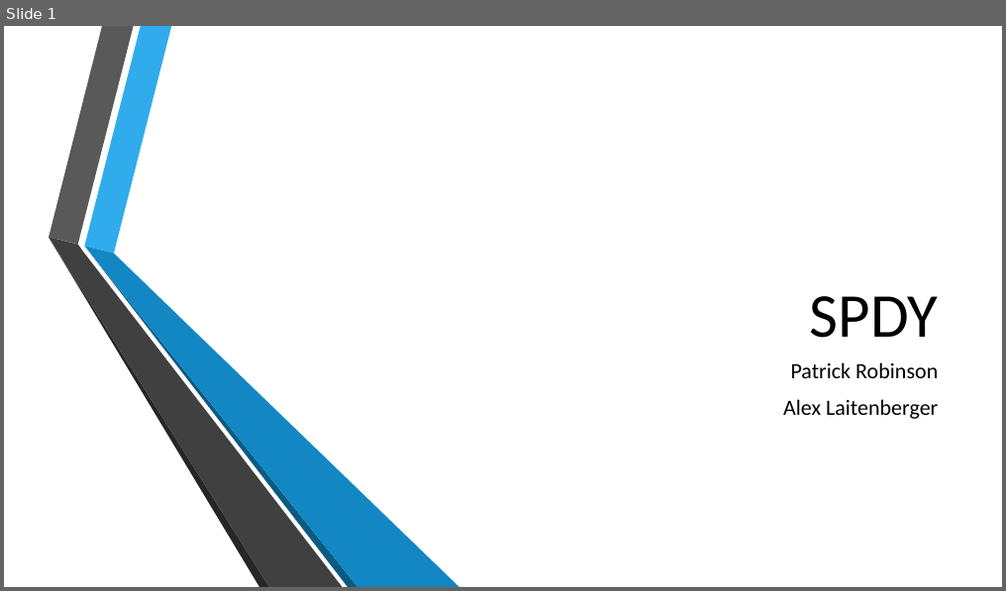
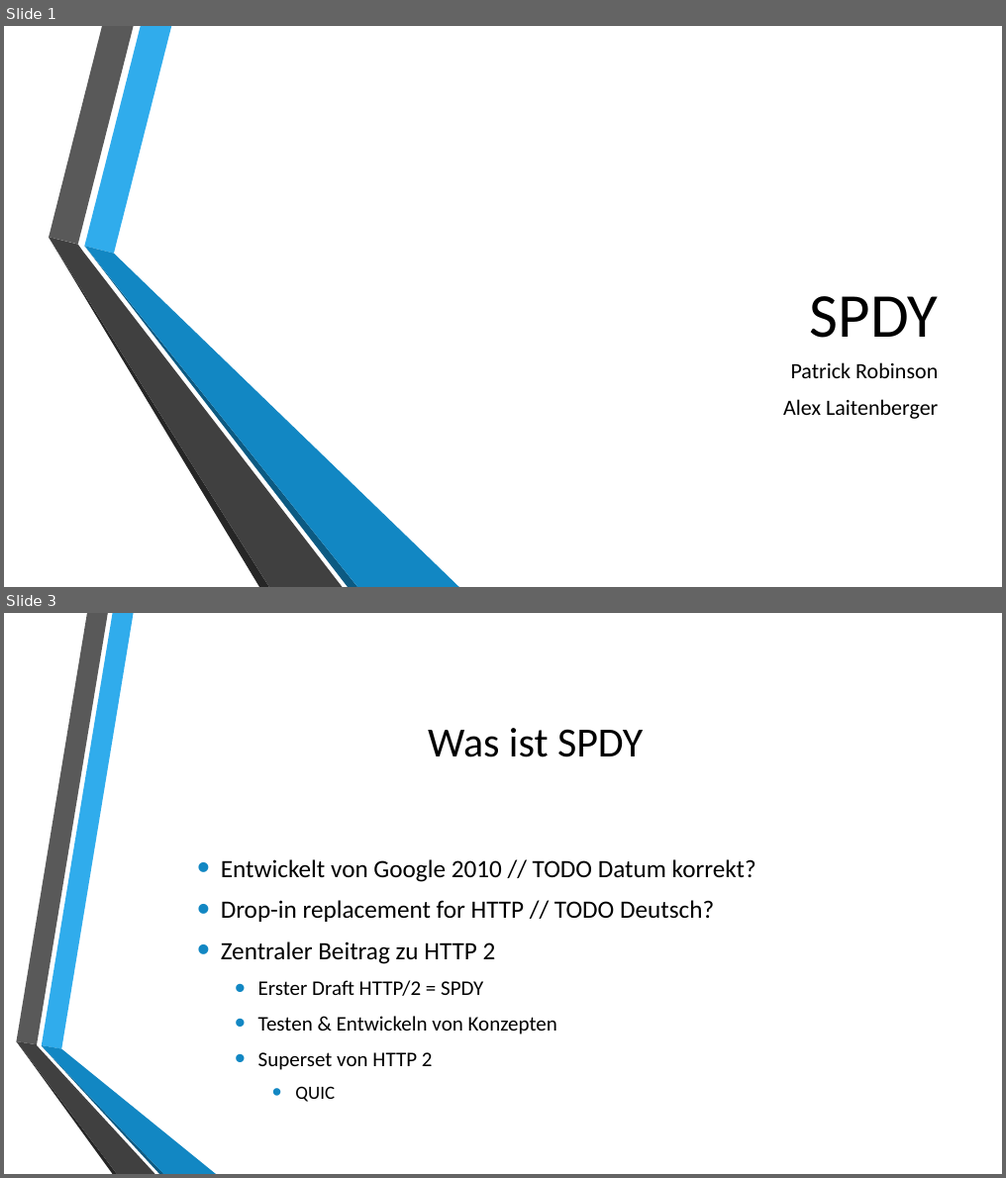
Before and after one commit to autarchprinceps/Reactive-Load-Generator, a slide deck: research/Präsentation.pptx. Shown one above the other, each under a label of ours: slide 1 before the commit, slides 1 and 3 after it; the slides between them are not shown. The pictures are 1006x591 and 1006x1178 pixels, drawn with LibreOffice and Linux fonts; fonts in the diff are those of the drawing; background and template pictures are left out. Boxes give left, top, right and bottom in pixels: in the first picture for what was removed or moved away, otherwise in the second. Text is boxed around its words. In the diff, an @@ line names an element or a change of style, - is before the commit and + after.

```diff
--- a/research/Präsentation.pptx
+++ b/research/Präsentation.pptx
@@ slide 3 added at [4, 613, 1002, 1174], background picture (left out) @@
@@ title added at [428, 728, 643, 758], 40 pt, text #000000 @@
+Was ist SPDY
@@ text added at [221, 860, 756, 1102], 24 pt, text #000000 @@
+• Entwickelt von Google 2010 // TODO Datum korrekt?
+• Drop-in replacement for HTTP // TODO Deutsch?
+• Zentraler Beitrag zu HTTP 2
+  • Erster Draft HTTP/2 = SPDY
+  • Testen & Entwickeln von Konzepten
+  • Superset von HTTP 2
+    • QUIC
@@ group added at [16, 613, 216, 1174]: 6 freeform shapes @@
```
Also in this commit, not shown: 2 slides changed, 11 other slides added, 1 other file.
